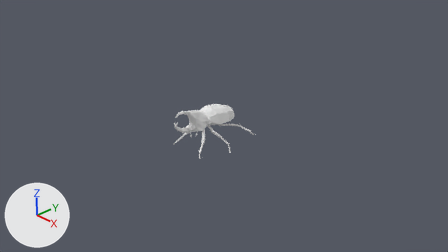
One commit to the Blender file source/tankbug/tankbug7.blend: the scene before it, then after it.
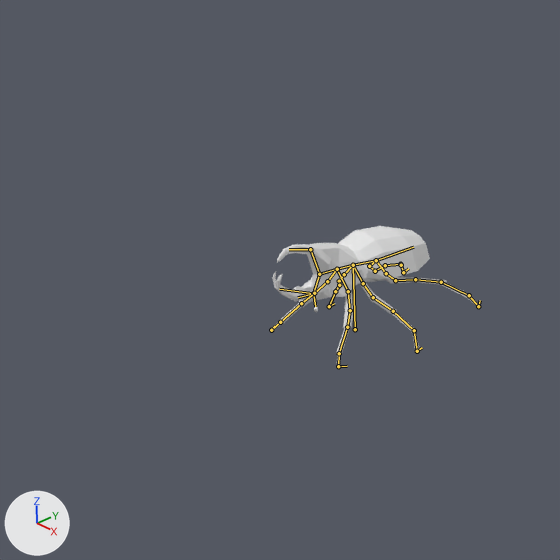
Each version is shown from the file's camera 'Camera', then close up on the part from 15% to 64% of the width and 7% to 92% of the height. The lights are fixed; the arrows at lower left show +X, +Y and +Z. The bones that bend it are drawn over the model as lines in the close-ups.
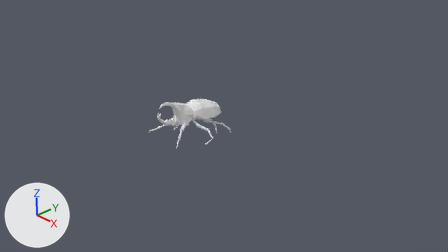
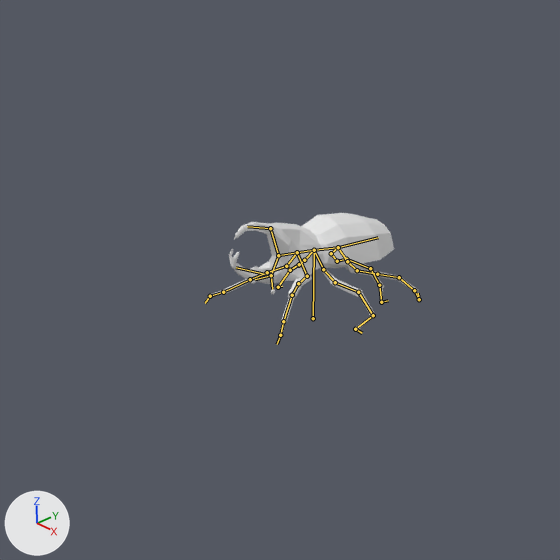
The newer file adds an action. The first version stands in its rest pose; the second is drawn at frame 2 of the action 'hop'.

Changed parts and their boxes [x1, y1, x2, y2] in the close-ups (560 x 560 px):
'Plane', posed (8% shorter): before [270, 226, 480, 368]; after [206, 213, 420, 344]
bone 'Bone', root to tip: before (355, 329) to (353, 265); after (313, 318) to (314, 250)
bone 'Bone_L.001', root to tip: before (363, 283) to (373, 297); after (323, 269) to (335, 282)
bone 'Bone_L.003', root to tip: before (393, 311) to (414, 330); after (358, 292) to (373, 315)
bone 'Bone_L.004', root to tip: before (414, 330) to (417, 351); after (373, 315) to (355, 329)
bone 'Bone_R.001', root to tip: before (344, 274) to (339, 281); after (304, 260) to (298, 265)
bone 'Bone_R.004', root to tip: before (335, 291) to (329, 306); after (290, 270) to (278, 287)
bone 'Bone.001_L.003', root to tip: before (385, 265) to (400, 264); after (346, 259) to (370, 268)
bone 'Bone.001_L.004', root to tip: before (400, 264) to (401, 265); after (370, 268) to (379, 285)
bone 'Bone.001_L.005', root to tip: before (401, 265) to (403, 272); after (379, 285) to (381, 302)
bone 'Bone.001_R.001', root to tip: before (386, 273) to (395, 280); after (347, 261) to (357, 270)
bone 'Bone.001_R.003', root to tip: before (415, 279) to (441, 282); after (377, 274) to (399, 277)
bone 'Bone.001_R.004', root to tip: before (441, 282) to (469, 295); after (399, 277) to (414, 290)
bone 'Bone.003_L.001', root to tip: before (348, 291) to (350, 310); after (307, 276) to (298, 283)
bone 'Bone.003_L.002', root to tip: before (350, 310) to (347, 327); after (298, 283) to (292, 295)
bone 'Bone.003_L.003', root to tip: before (347, 327) to (339, 353); after (292, 295) to (283, 321)
bone 'Bone.003_L.005', root to tip: before (338, 366) to (347, 366); after (280, 335) to (277, 344)
bone 'Bone.003_R.001', root to tip: before (327, 281) to (314, 293); after (286, 266) to (267, 272)
bone 'Bone.003_R.002', root to tip: before (314, 293) to (301, 303); after (267, 272) to (250, 279)
bone 'Bone.003_R.005', root to tip: before (271, 330) to (275, 326); after (210, 296) to (205, 303)

What the commit changed:
Bone 'Bone' (bone_bone) moves from (0.0, 0.0, 0.0) to (0.0, 1.41, 2.32).
Bone 'Bone' (bone_bone) turns from (0, 0, 0) to (-4, 0, 0) degrees about its own x, y and z.
Bone 'Bone_L.001' (bone_bone_l_001) turns from (0, 0, 0) to (-10, 0, -9) degrees about its own x, y and z.
Bone 'Bone_L.003' (bone_bone_l_003) turns from (0, 0, 0) to (-12, -2, 27) degrees about its own x, y and z.
Bone 'Bone_L.004' (bone_bone_l_004) turns from (0, 0, 0) to (-23, 7, 35) degrees about its own x, y and z.
Bone 'Bone_R.001' (bone_bone_r_001) turns from (0, 0, 0) to (-5, 0, 8) degrees about its own x, y and z.
Bone 'Bone_R.004' (bone_bone_r_004) turns from (0, 0, 0) to (-13, -2, -21) degrees about its own x, y and z.
Bone 'Bone.001_L.003' (bone_bone_001_l_003) turns from (0, 0, 0) to (-7, 7, -16) degrees about its own x, y and z.
Bone 'Bone.001_L.004' (bone_bone_001_l_004) turns from (0, 0, 0) to (-3, 16, -34) degrees about its own x, y and z.
Bone 'Bone.001_L.005' (bone_bone_001_l_005) turns from (0, 0, 0) to (-16, 0, -2) degrees about its own x, y and z.
Bone 'Bone.001_R.001' (bone_bone_001_r_001) turns from (0, 0, 0) to (-5, 1, 1) degrees about its own x, y and z.
Bone 'Bone.001_R.003' (bone_bone_001_r_003) turns from (0, 0, 0) to (0, -9, 21) degrees about its own x, y and z.
Bone 'Bone.001_R.004' (bone_bone_001_r_004) turns from (0, 0, 0) to (5, -3, 20) degrees about its own x, y and z.
Bone 'Bone.003_L.001' (bone_bone_003_l_001) turns from (0, 0, 0) to (53, -13, -36) degrees about its own x, y and z.
Bone 'Bone.003_L.002' (bone_bone_003_l_002) turns from (0, 0, 0) to (-27, 4, 17) degrees about its own x, y and z.
Bone 'Bone.003_L.003' (bone_bone_003_l_003) turns from (0, 0, 0) to (-20, 2, 18) degrees about its own x, y and z.
Bone 'Bone.003_L.005' (bone_bone_003_l_005) moves from (0.0, 0.0, 0.0) to (0.1, -0.39, -0.08).
Bone 'Bone.003_L.005' (bone_bone_003_l_005) turns from (0, 0, 0) to (-103, -34, -5) degrees about its own x, y and z.
Bone 'Bone.003_R.001' (bone_bone_003_r_001) turns from (0, 0, 0) to (35, 16, 28) degrees about its own x, y and z.
Bone 'Bone.003_R.002' (bone_bone_003_r_002) turns from (0, 0, 0) to (-17, -2, -13) degrees about its own x, y and z.
Bone 'Bone.003_R.005' (bone_bone_003_r_005) moves from (0.0, 0.0, 0.0) to (0.09, 0.18, 0.15).
Bone 'Bone.003_R.005' (bone_bone_003_r_005) turns from (0, 0, 0) to (-67, 24, -9) degrees about its own x, y and z.
